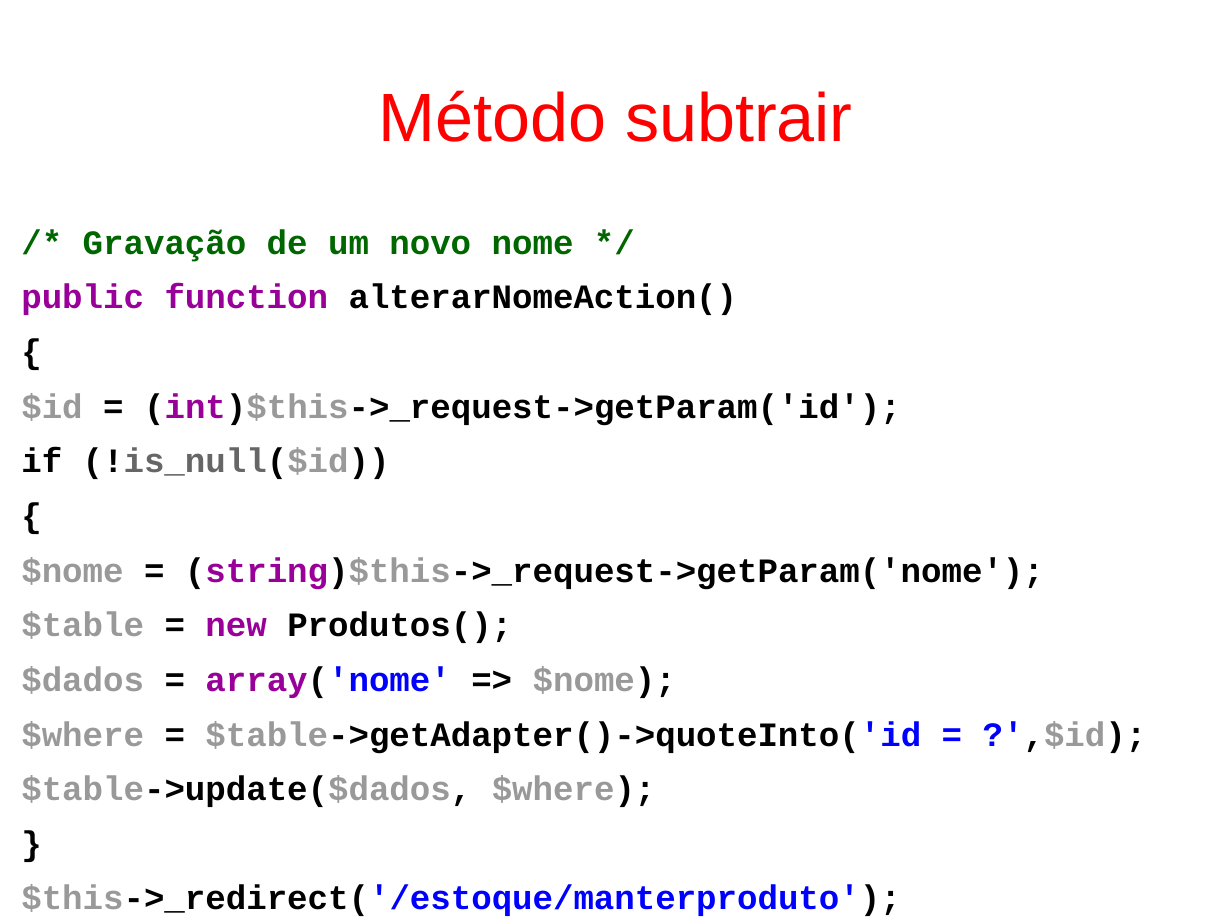
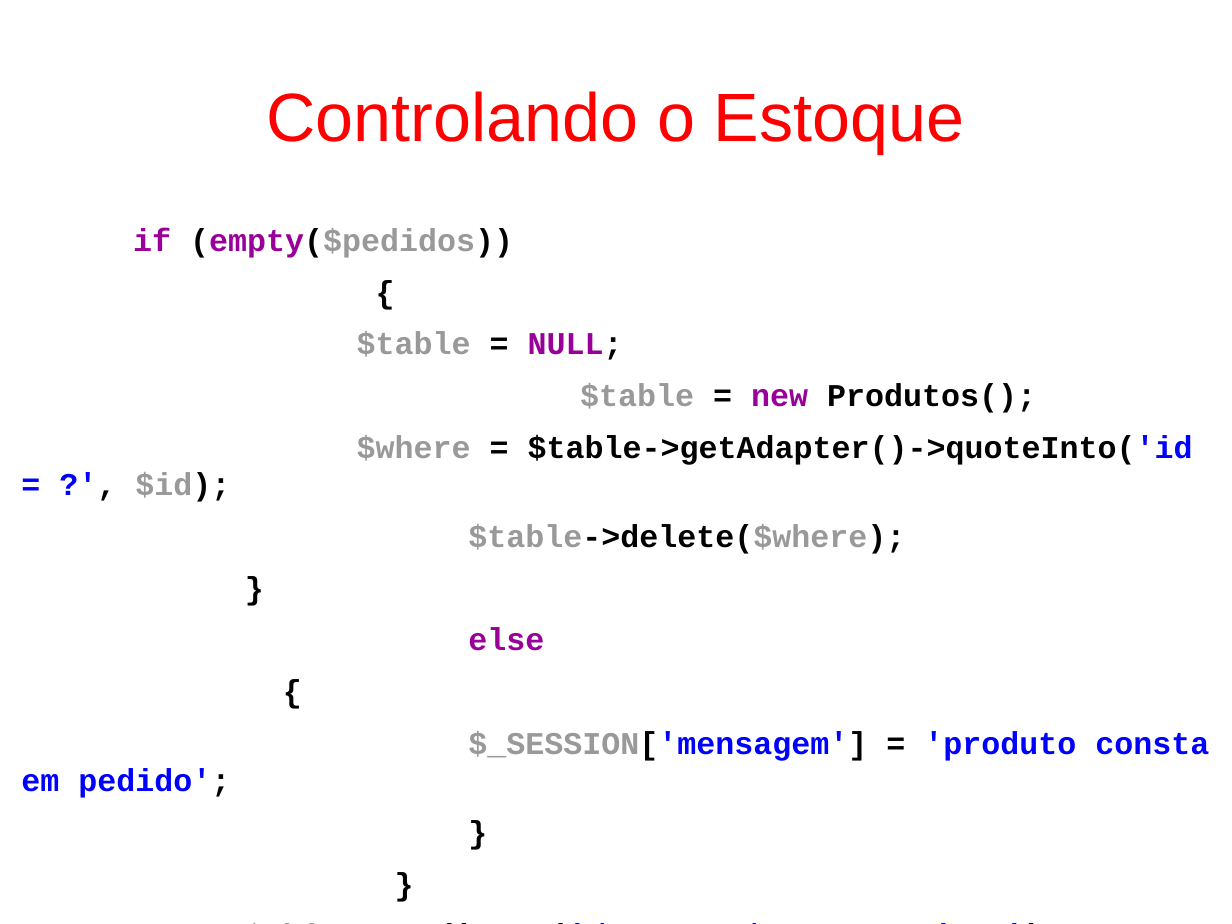
Before and after one commit to fgsl/lojasacme, a slide deck: slide 154 of docs/tutorial.odp (slide 153 before the commit). Drawn at 1232x924 pixels with LibreOffice and Linux fonts; fonts in the diff are those of the drawing. Boxes give left, top, right and bottom in pixels: in the first picture for what was removed or moved away, otherwise in the second. Text is boxed around its words. In the diff, an @@ line names an element or a change of style, - is before the commit and + after.

```diff
--- a/docs/tutorial.odp
+++ b/docs/tutorial.odp
@@ title at [266, 91, 964, 153]: text changed @@
-Método subtrair
+Controlando o Estoque
@@ text at [21, 228, 1209, 798]: paragraph added @@
+}
@@ text "if (empty($pedidos))" at [21, 228, 1209, 798]: size 22 to 20.4 pt in "{", "{", "}", "$this->_redirect('/estoque/manterproduto');" @@
@@ text at [133, 228, 513, 258]: text changed; size 22 to 20.4 pt; text colour #006600 to #999999 @@
-/* Gravação de um novo nome */
-public function alterarNomeAction()
+if (empty($pedidos))
@@ text at [135, 331, 1193, 651]: text changed; size 22 to 20.4 pt @@
-$id = (int)$this->_request->getParam('id');
-if (!is_null($id))
+$table = NULL;
+$table = new Produtos();
+$where = $table->getAdapter()->quoteInto('id = ?', $id);
+$table->delete($where);
+}
+else
@@ text at [21, 731, 1209, 798]: text changed; size 22 to 20.4 pt; text colour #000000 to #0000FF @@
-$nome = (string)$this->_request->getParam('nome');
-$table = new Produtos();
-$dados = array('nome' => $nome);
-$where = $table->getAdapter()->quoteInto('id = ?',$id);
-$table->update($dados, $where);
+$_SESSION['mensagem'] = 'produto consta em pedido';
+}
```
Also in this commit, not shown: 3 other slides changed, 1 slide added.
